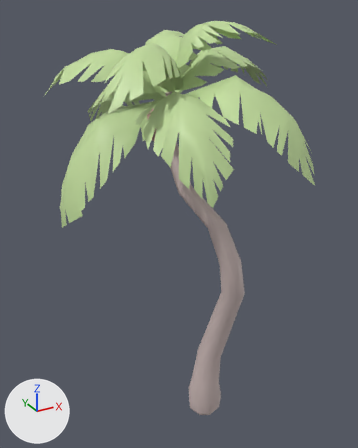
Renders of the FBX model Assets/Common/Models/palmtree.fbx from each side of a commit.
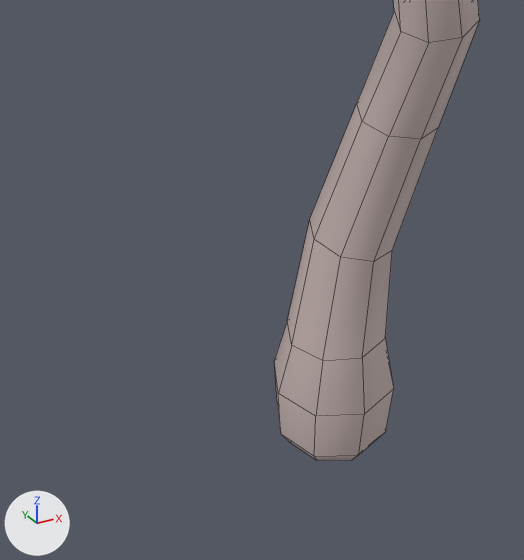
Each version is shown whole from a camera (50 mm lens) standing at (-3.04, -4.79, 5.35) and looking at (0.04, 0.8, 2.55), then close up on the part from 32% to 72% of the width and 64% to 99% of the height. Every picture has the same lights, and +X, +Y and +Z are marked at lower left. The close-ups show mesh edges as thin lines. Where no turn or scale is listed for an object, it has been applied to the vertices.

The older version as bpy lines, for what is in view:
```python
me_mesh = bpy.data.meshes.new('Mesh')
me_mesh.from_pydata(...)  # 993 vertices, 813 faces; spans x -1.59..1.63, y -0.96..2.47, z -0.08..5.19
# faces by material slot: [317, 400, 96]
me_mesh.materials.append(mat_lambert3)  # green #c3dd9e
me_mesh.materials.append(mat_lambert4)  # pink #ba9189
me_mesh.materials.append(mat_lambert5)  # light grey #cab8b5
ob_palmtree = bpy.data.objects.new('palmtree', me_mesh)
ob_palmtree.location = (0.0, 0.0, 0.0)
```
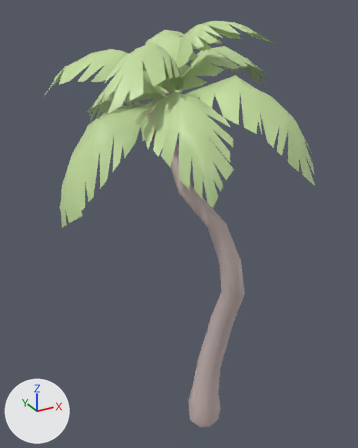
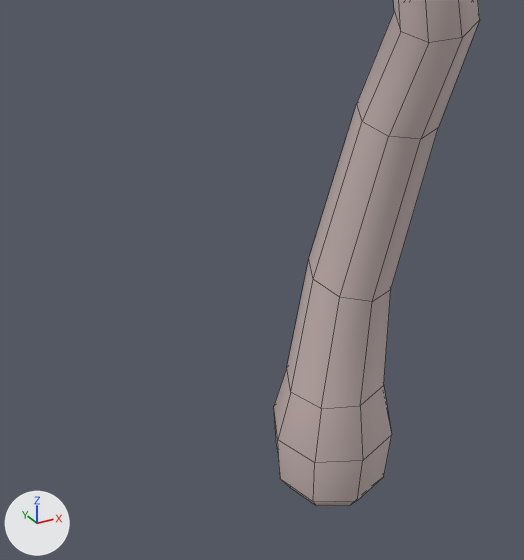
The newer file is also turned or shifted as a whole; pictures and numbers use the older file's frame.

What differs and where, as boxes [x1, y1, x2, y2] in the close-ups (524 x 560 px; the box of a moved part takes in the faces that stretch with it):
'palmtree', reshaped
    before: [274, 0, 480, 461]
    after: [274, 0, 480, 506]
part 1 of me_mesh, moved or reshaped
    before: [274, 322, 394, 461]
    after: [274, 368, 392, 506]
part 2 of me_mesh, moved or reshaped
    before: [287, 104, 438, 361]
    after: [287, 104, 438, 409]

The change, as a list of edits to the scene's bpy script:
```text
Change me_mesh:
    where me_mesh.from_pydata(...)  # 993 vertices, 813 faces; spans x -1.59..1.63, y -0.96..2.47, z -0.08..5.19
    used by ob_palmtree; location = (0.0, 0.0, 0.0)
    me_mesh part 1: all 32 vertices in x -0.24..0.25, y -0.27..0.22, z -0.08..0.47 are moved by (0.0, 0.0, -0.24)
    me_mesh part 2: all 8 vertices in x -0.11..0.22, y -0.21..0.12, z 0.86..0.94 are moved by (0.0, 0.0, -0.19)
```
